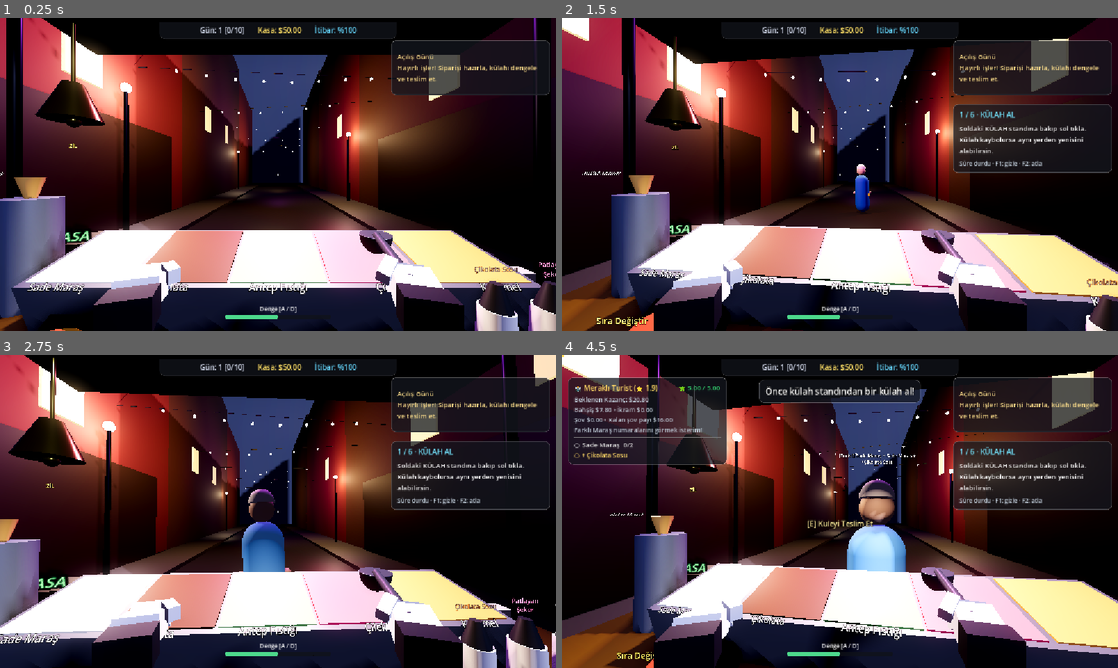
Above: before the commit, frames 1-4 (two rows, left to right).
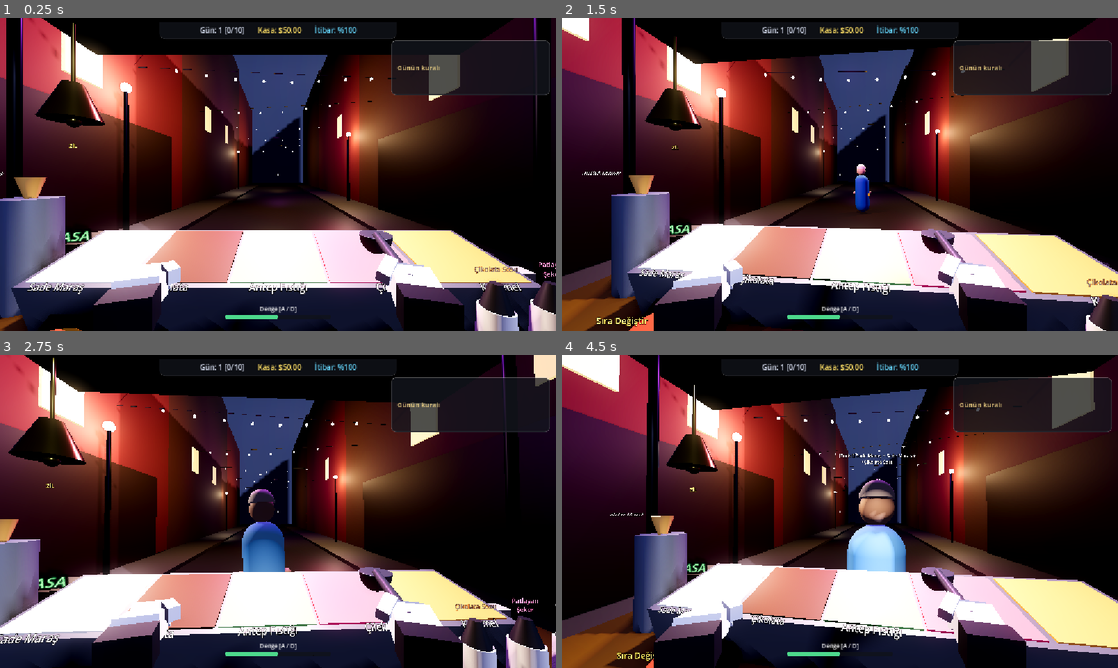
Above: after the commit, the same moments.

Repository: atalhatulu/maras-cream
Game: Godot game, scene res://scenes/main/main.tscn
The game is run twice, just before and just after one commit, with the same random seed, the same clock (stepped at 60 frames per second) and the same inputs.
Inputs (mouse positions are in pixels of both pictures, inside the frame that each line leads up to):
- Up to frame 1 (0.25 s): no input
- Up to frame 2 (1.5 s): move the mouse to (867, 174) at 0.52 s; press the mouse at (867, 174) at 0.53 s; hold D (balance_right) 0.53-1.28 s; move the mouse to (812, 174) at 1.27 s; release the mouse at (812, 174) at 1.28 s; hold A (balance_left) from 1.28 s (still down); tap F (flip_cone) at 1.35 s
- Up to frame 3 (2.75 s): click (250, 511) at 1.55 s; move the mouse to (289, 505) at 2.02 s; release A (balance_left) at 2.03 s; press the mouse at (289, 505) at 2.03 s; hold D (balance_right) from 2.03 s (still down)
- Up to frame 4 (4.5 s): move the mouse to (834, 517) at 2.77 s; release the mouse at (834, 517) at 2.78 s; right-click (834, 517) at 2.85 s; click (834, 517) at 3.05 s; move the mouse to (878, 514) at 3.52 s; release D (balance_right) at 3.53 s; hold R (spin_cone) 3.53-4.28 s; hold A (balance_left) from 3.53 s (still down); click (878, 514) at 3.8 s; move the mouse to (795, 508) at 4.27 s; tap Q at 4.35 s

The runs differ from the first frame. In frame 1, 0.4% of the frame differs, in the area x 71-97%, y 11-21%; in frame 2, 3.7%; in frame 3, 2.3%; in frame 4, 12%, in the area x 0-99%, y 0-56%.
Error after the commit: Parse Error: Cannot infer the type of "start" variable because the value doesn't have a set type. (res://scripts/ui/hud.gd:192)

Commit message:
Replace tiny HUD dot with visible outlined interaction crosshair

Diff:
--- a/scripts/ui/hud.gd
+++ b/scripts/ui/hud.gd
@@ -31,6 +31,7 @@
 var _is_clutch_ui_active: bool = false
 var _clutch_ui_generation: int = 0
 var _hand_busy: bool = false
+var _crosshair_interactive: bool = false
 var _tutorial_panel: PanelContainer
 var _tutorial_title: Label
 var _tutorial_text: Label
@@ -42,6 +43,8 @@
 	_player = get_parent().get_node_or_null("PlayerRig")
 	_manager = get_parent().get_node_or_null("CustomerManager")
 	_build_tutorial_panel()
+	# The old 5px dot was hard to see; draw a high-contrast reticle instead.
+	crosshair.visible = false
 	if scoop_gesture_container:
 		scoop_gesture_container.visible = false
 	if order_card_container:
@@ -179,18 +182,25 @@
 			float_lbl.queue_free()
 	)
 
+func _draw() -> void:
+	var center := size * 0.5
+	var accent := Color(1.0, 0.83, 0.30, 1.0) if _crosshair_interactive else Color(0.96, 0.98, 1.0, 0.95)
+	var shadow := Color(0.02, 0.03, 0.05, 0.9)
+	var gap := 6.0
+	var extent := 14.0
+	for direction in [Vector2.LEFT, Vector2.RIGHT, Vector2.UP, Vector2.DOWN]:
+		var start := center + direction * gap
+		var finish := center + direction * extent
+		draw_line(start, finish, shadow, 5.0, true)
+		draw_line(start, finish, accent, 2.5, true)
+	draw_circle(center, 3.0, shadow)
+	draw_circle(center, 1.6, accent)
+
 func _on_interaction_target_changed(hint_text: String) -> void:
 	if interaction_tooltip_label:
 		interaction_tooltip_label.text = hint_text
-	if crosshair:
-		if hint_text != "":
-			crosshair.color = Color(1.0, 0.85, 0.3, 0.95)
-			crosshair.size = Vector2(7, 7)
-			crosshair.position = Vector2(-3.5, -3.5)
-		else:
-			crosshair.color = Color(1, 1, 1, 0.6)
-			crosshair.size = Vector2(5, 5)
-			crosshair.position = Vector2(-2.5, -2.5)
+	_crosshair_interactive = hint_text != ""
+	queue_redraw()
 
 func _on_reputation_changed(new_rep: float, _diff: float) -> void:
 	if reputation_label:
